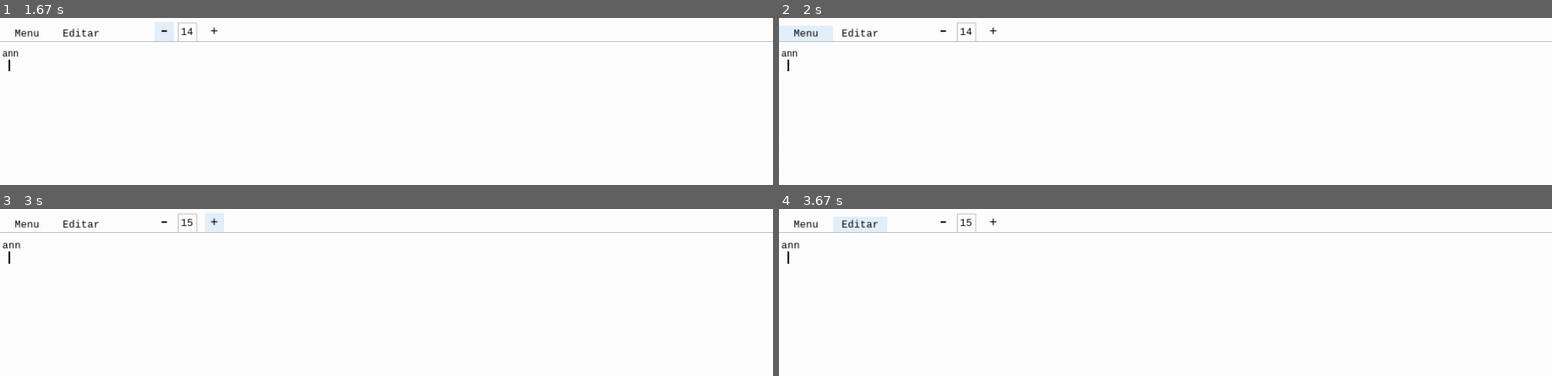
Above: before the commit, frames 1-4 (two rows, left to right).
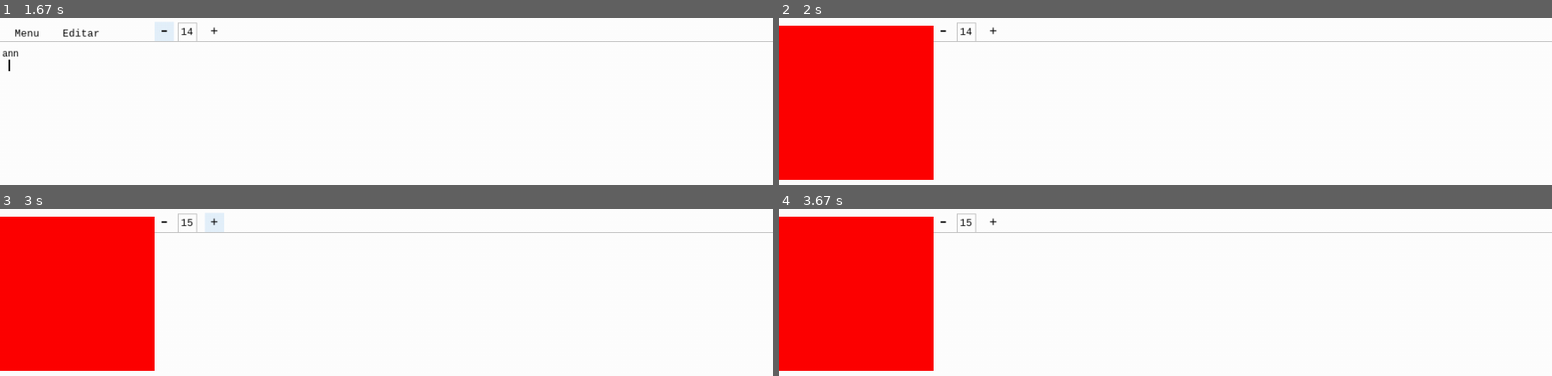
Above: after the commit, the same moments.

Repository: PedroGoulartbranco/Bloco-de-notas-pygame
Game: pygame game, started from main.py
Two runs of this game, one before a commit and one after it. Both use one fixed random seed, a clock stepped at 60 frames per second and the inputs below.
Inputs:
- Up to frame 1 (1.67 s): click "-" at 0.38 s; type "ann" at 0.67 s; tap Enter at 1 s; hold Right from 1.22 s (still down)
- Up to frame 2 (2 s): release Right at 1.68 s; click "Menu" at 1.82 s
- Up to frame 3 (3 s): click "+" at 2.98 s
- Up to frame 4 (3.67 s): click "Editar" at 3.32 s

Frame 1 is identical in both runs. In frame 2, 18% of the frame differs, in the area x 0-20%, y 4-97%; in frame 3, 18%; in frame 4, 18%.

Commit message:
fazendo o  começo da criacao dos botoes do arquivo

Diff:
--- a/main.py
+++ b/main.py
@@ -109,6 +109,10 @@
     pygame.draw.rect(tela, "gray", borda_caixa_fonte_tamanho, 1) #Borda caixa
 
     return botao_arquivo, botao_editar, botao_texto_fonte_mais, botao_texto_menos, caixa_fonte_tamanho
+
+def desenhar_menu_opcoes():
+    menu_opcoes = pygame.Rect(0, 10, 200, 200)
+    pygame.draw.rect(tela, "red", menu_opcoes)
 
 def escrever(letra):
     linhas[linha_atual]["texto"] += letra
@@ -173,6 +177,10 @@
             if botao_texto_fonte_mais.collidepoint(posicao_mouse):
                 tamanho_fonte_texto += 1
                 fonte_texto = pygame.font.SysFont('consolas', tamanho_fonte_texto) #Atualiza a fonte
+            if botao_arquivo.collidepoint(posicao_mouse):
+                botoes_do_menu_aparecer = not botoes_do_menu_aparecer
+                print("oi")
+                desenhar_menu_opcoes()
 
     fonte_texto = pygame.font.SysFont('consolas', tamanho_fonte_texto) #Atualiza a fonte
     posicao_mouse = pygame.mouse.get_pos()
@@ -258,6 +266,9 @@
     linha_texto = pygame.draw.line(tela, cor_piscada, (cursor_x, cursor_y), (cursor_x, cursor_y + fonte_texto.get_height()), 2)
 
 
+    if botoes_do_menu_aparecer:
+        desenhar_menu_opcoes()
+
 
     pygame.display.flip()   # atualiza a tela
 
